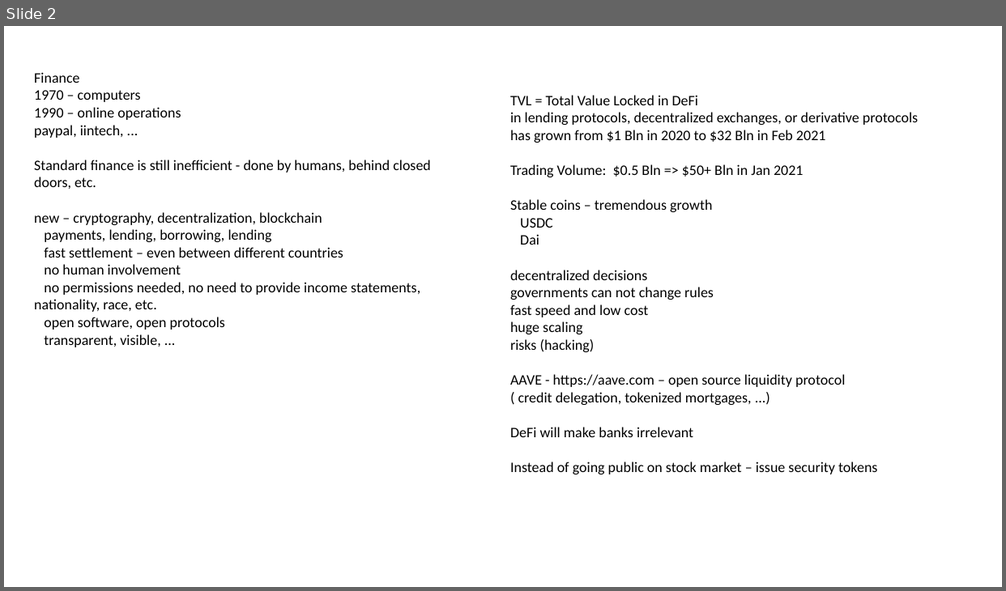
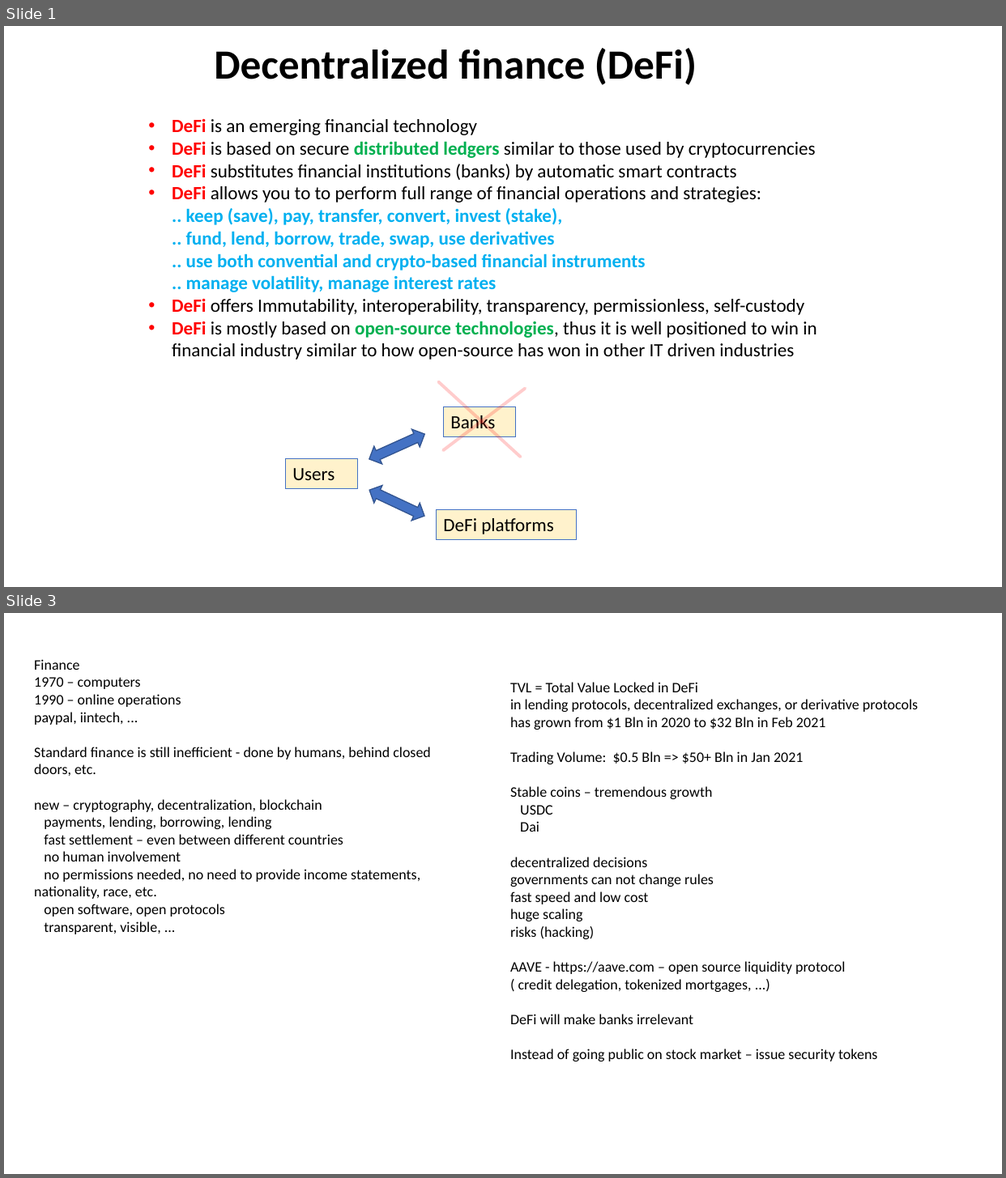
Before and after one commit to lselector/crypto, a slide deck: crypto_09_defi.pptx. Shown one above the other, each under a label of ours: slide 2 before the commit, slides 1 and 3 after it; the slides between them are not shown. The pictures are 1006x591 and 1006x1178 pixels, drawn with LibreOffice and Linux fonts; fonts in the diff are those of the drawing. Boxes give left, top, right and bottom in pixels: in the first picture for what was removed or moved away, otherwise in the second. Text is boxed around its words. In the diff, an @@ line names an element or a change of style, - is before the commit and + after.

```diff
--- a/crypto_09_defi.pptx
+++ b/crypto_09_defi.pptx
@@ slide 1 added at box(4, 26, 1002, 587), background #FFFFFF @@
@@ text added at box(214, 48, 697, 85), 40 pt, text #000000, bold @@
+Decentralized finance (DeFi)
@@ text added at box(172, 119, 816, 360), 18 pt, text #000000 @@
+• DeFi is an emerging financial technology
+• DeFi is based on secure distributed ledgers similar to those used by cryptocurrencies
+• DeFi substitutes financial institutions (banks) by automatic smart contracts
+• DeFi allows you to to perform full range of financial operations and strategies:
+  .. keep (save), pay, transfer, convert, invest (stake),
+  .. fund, lend, borrow, trade, swap, use derivatives
+  .. use both convential and crypto-based financial instruments
+  .. manage volatility, manage interest rates
+• DeFi offers Immutability, interoperability, transparency, permissionless, self-custody
+• DeFi is mostly based on open-source technologies, thus it is well positioned to win in financial industry similar to how open-source has won in other IT driven industries
@@ line added from (521, 457) to (439, 382), #FF0000 3 pt @@
@@ line added from (525, 388) to (444, 450), #FF0000 3 pt @@
@@ rectangle added at box(444, 407, 516, 437), fill #FFF2CC, outline #4472C4 0.75 pt, 18 pt, text #000000 @@
+Banks
@@ left right arrow added at box(365, 425, 428, 468), fill #4472C4, outline #325491 1 pt @@
@@ rectangle added at box(286, 459, 358, 489), fill #FFF2CC, outline #4472C4 0.75 pt, 18 pt, text #000000 @@
+Users
@@ left right arrow added at box(365, 482, 428, 525), fill #4472C4, outline #325491 1 pt @@
@@ rectangle added at box(436, 510, 576, 540), fill #FFF2CC, outline #4472C4 0.75 pt, 18 pt, text #000000 @@
+DeFi platforms
@@ what was slide 2 is now slide 3 @@
```
Also in this commit, not shown: 1 other slide added, 1 slide removed, 5 other files.
